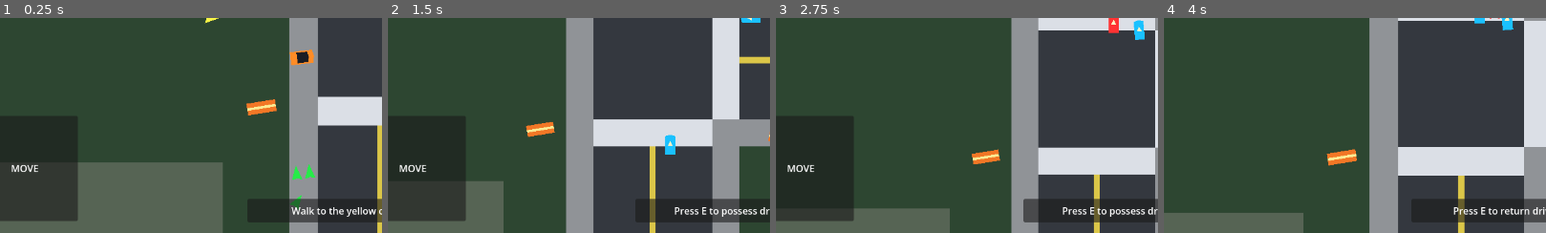
Above: before the commit, frames 1-4 (left to right).
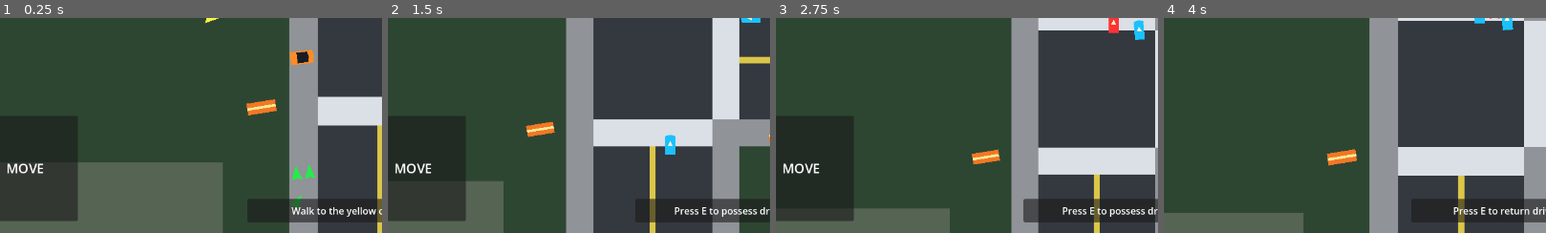
Above: after the commit, the same moments.

Repository: mjulstein/godot-gta
Game: Godot game, scene res://scenes/main/game.tscn
Two runs of this game, one before a commit and one after it. Both use one fixed random seed, a clock stepped at 60 frames per second and the inputs below.
Inputs (mouse positions are % of the whole screen's width and height, from its top left):
- Up to frame 1 (0.25 s): no input
- Up to frame 2 (1.5 s): click "C" at 0.5 s; tap E (interact) at 1.25 s; move the mouse to (72, 45) at 1.27 s; hold D (move_right) from 1.28 s (still down); hold E (interact) from 1.28 s (still down); click (72, 45) at 1.42 s
- Up to frame 3 (2.75 s): release D (move_right) at 2 s; release E (interact) at 2 s; drag from (30, 55) to (53, 50) at 2.02 s
- Up to frame 4 (4 s): tap E (interact) at 2.75, 3.05, 3.5 s; move the mouse to (60, 28) at 2.77 s; hold D (move_right) 2.78-3.5 s; hold M (toggle_mobile_controls) 2.78-3.5 s; drag from (45, 70) to (20, 35) at 3.52 s
The pictures show only the part of the screen within x 5-55%, y 50-100%; the shares and areas given below are measured in that part.

The runs differ from the first frame. In frame 1, 0.3% of the frame differs, in the area x 2-12%, y 67-73%; in frame 2, 0.3%; in frame 3, 0.3%; in frame 4, nothing differs.

Commit message:
input size scale

Diff:
--- a/scenes/ui/palette_overlay.tscn
+++ b/scenes/ui/palette_overlay.tscn
@@ -46,6 +46,10 @@
 [node name="HudOpacityButton" type="Button" parent="Panel/Margin/Rows/Actions"]
 unique_name_in_owner = true
 text = "HUD Opacity"
+
+[node name="InputScaleButton" type="Button" parent="Panel/Margin/Rows/Actions"]
+unique_name_in_owner = true
+text = "Input Scale: 1.00x"
 
 [node name="ImpactVibrationButton" type="Button" parent="Panel/Margin/Rows/Actions"]
 unique_name_in_owner = true
--- a/scripts/ui/mobile_controls_hud.gd
+++ b/scripts/ui/mobile_controls_hud.gd
@@ -11,6 +11,9 @@
 	"right": "steer_right",
 }
 const OPACITY_LEVELS := [1.0, 0.8, 0.55, 0.3, 0.0]
+const INPUT_SURFACE_SCALE_LEVELS := [1.0, 1.25, 1.5, 1.75, 2.0]
+const BASE_ACTION_BUTTON_SIZE := Vector2(92.0, 82.0)
+const BASE_JOYSTICK_LABEL_SIZE := 22
 
 @export var player_path: NodePath
 @export var game_root_path: NodePath
@@ -37,6 +40,7 @@
 var joystick_value := Vector2.ZERO
 var opacity_level_index := 0
 var last_visible_opacity_index := 0
+var input_surface_scale_index := 0
 
 func _ready() -> void:
 	process_mode = Node.PROCESS_MODE_ALWAYS
@@ -45,6 +49,7 @@
 	resized.connect(_layout_hud)
 	visibility_changed.connect(_on_visibility_changed)
 	_apply_opacity_level()
+	_apply_input_surface_scale()
 	_layout_hud()
 	_update_visibility()
 
@@ -126,8 +131,7 @@
 	var bottom_right := viewport_rect.size - Vector2.ONE * hud_margin
 
 	top_right_buttons.position = Vector2(bottom_right.x - top_right_buttons.size.x, top_left.y)
-	joystick_panel.position = Vector2(top_left.x, bottom_right.y - joystick_size)
-	joystick_panel.size = Vector2(joystick_size, joystick_size)
+	joystick_panel.position = Vector2(top_left.x, bottom_right.y - joystick_panel.size.y)
 	driving_buttons.position = Vector2(bottom_right.x - driving_buttons.size.x, bottom_right.y - driving_buttons.size.y)
 	joystick_center = joystick_panel.position + joystick_panel.size * 0.5
 
@@ -244,6 +248,13 @@
 func get_hud_opacity_label() -> String:
 	return "HUD Opacity: %d%%" % int(round(OPACITY_LEVELS[opacity_level_index] * 100.0))
 
+func cycle_input_surface_scale() -> void:
+	input_surface_scale_index = (input_surface_scale_index + 1) % INPUT_SURFACE_SCALE_LEVELS.size()
+	_apply_input_surface_scale()
+
+func get_input_surface_scale_label() -> String:
+	return "Input Scale: %.2fx" % INPUT_SURFACE_SCALE_LEVELS[input_surface_scale_index]
+
 func toggle_hud_opacity() -> void:
 	if OPACITY_LEVELS[opacity_level_index] <= 0.0:
 		opacity_level_index = last_visible_opacity_index
@@ -255,6 +266,16 @@
 func _apply_opacity_level() -> void:
 	modulate.a = OPACITY_LEVELS[opacity_level_index]
 
+func _apply_input_surface_scale() -> void:
+	var scale_factor: float = INPUT_SURFACE_SCALE_LEVELS[input_surface_scale_index]
+	interact_button.custom_minimum_size = BASE_ACTION_BUTTON_SIZE * scale_factor
+	accelerate_button.custom_minimum_size = BASE_ACTION_BUTTON_SIZE * scale_factor
+	brake_button.custom_minimum_size = BASE_ACTION_BUTTON_SIZE * scale_factor
+	joystick_panel.custom_minimum_size = Vector2.ONE * joystick_size * scale_factor
+	joystick_panel.size = joystick_panel.custom_minimum_size
+	joystick_text.add_theme_font_size_override("font_size", int(round(BASE_JOYSTICK_LABEL_SIZE * scale_factor)))
+	_layout_hud()
+
 func _emit_action_event(action_name: String, pressed: bool) -> void:
 	var event := InputEventAction.new()
 	event.action = action_name
--- a/scripts/ui/palette_overlay.gd
+++ b/scripts/ui/palette_overlay.gd
@@ -9,6 +9,7 @@
 @onready var mobile_controls_hud: Control = get_node_or_null(mobile_controls_hud_path)
 @onready var toggle_debug_button: Button = %ToggleDebugButton
 @onready var hud_opacity_button: Button = %HudOpacityButton
+@onready var input_scale_button: Button = %InputScaleButton
 @onready var impact_vibration_button: Button = %ImpactVibrationButton
 @onready var restart_button: Button = %RestartButton
 
@@ -18,6 +19,7 @@
 	process_mode = Node.PROCESS_MODE_WHEN_PAUSED
 	toggle_debug_button.pressed.connect(_on_toggle_debug_pressed)
 	hud_opacity_button.pressed.connect(_on_hud_opacity_pressed)
+	input_scale_button.pressed.connect(_on_input_scale_pressed)
 	impact_vibration_button.pressed.connect(_on_impact_vibration_pressed)
 	restart_button.pressed.connect(_on_restart_pressed)
 	_refresh_button_text()
@@ -30,6 +32,11 @@
 func _on_hud_opacity_pressed() -> void:
 	if mobile_controls_hud != null and mobile_controls_hud.has_method("cycle_hud_opacity"):
 		mobile_controls_hud.cycle_hud_opacity()
+	_refresh_button_text()
+
+func _on_input_scale_pressed() -> void:
+	if mobile_controls_hud != null and mobile_controls_hud.has_method("cycle_input_surface_scale"):
+		mobile_controls_hud.cycle_input_surface_scale()
 	_refresh_button_text()
 
 func _on_impact_vibration_pressed() -> void:
@@ -60,4 +67,8 @@
 	if mobile_controls_hud != null and mobile_controls_hud.has_method("get_hud_opacity_label"):
 		opacity_label = mobile_controls_hud.get_hud_opacity_label()
 	hud_opacity_button.text = opacity_label
+	var input_scale_label := "Input Scale: 1.00x"
+	if mobile_controls_hud != null and mobile_controls_hud.has_method("get_input_surface_scale_label"):
+		input_scale_label = mobile_controls_hud.get_input_surface_scale_label()
+	input_scale_button.text = input_scale_label
 	impact_vibration_button.text = "Impact Vibration: On" if impact_vibration_enabled else "Impact Vibration: Off"
